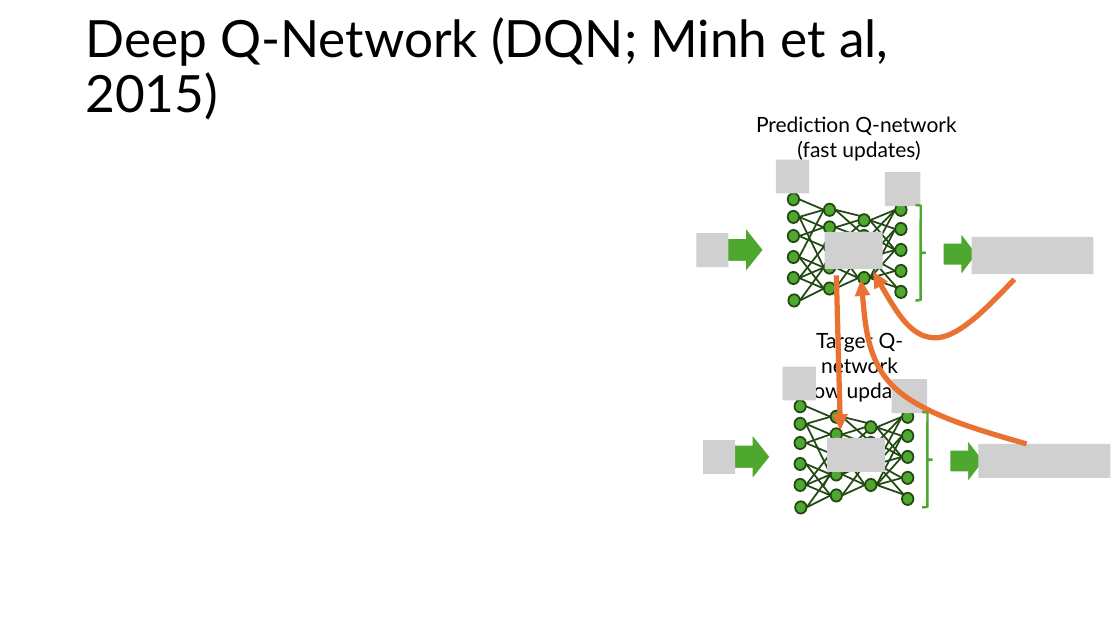
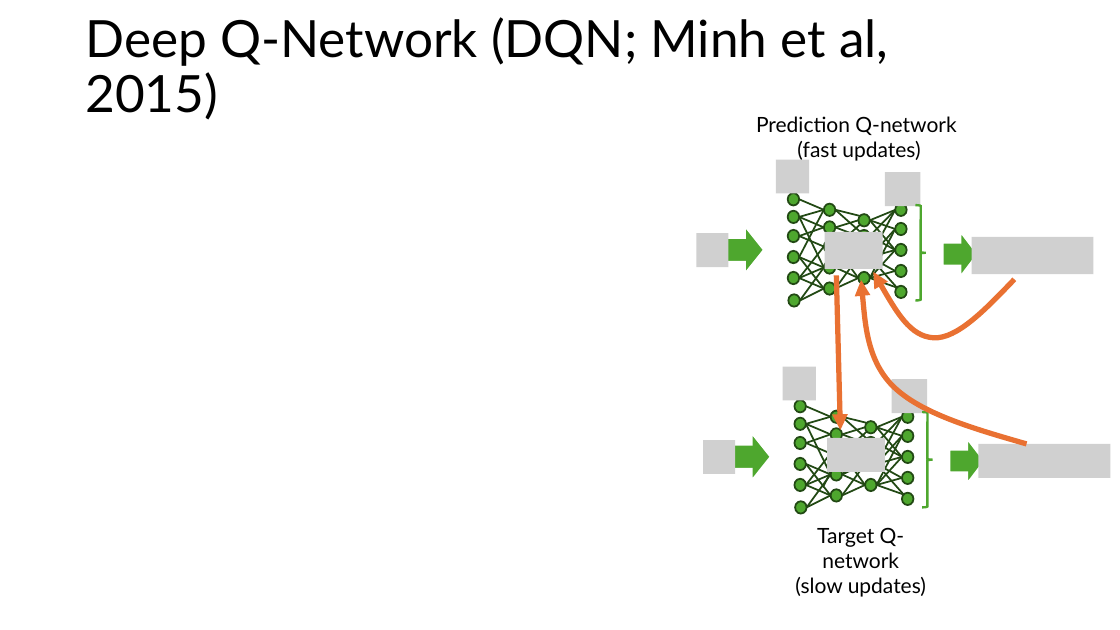
Before and after one commit to mhahsler/Introduction_to_Reinforcement_Learning, a slide deck: slide 13 of slides/Lecture_DRL.pptx. Drawn at 1120x630 pixels with LibreOffice and Linux fonts; fonts in the diff are those of the drawing; grey boxes stand for pictures. Boxes give left, top, right and bottom in pixels: in the first picture for what was removed or moved away, otherwise in the second. Text is boxed around its words. In the diff, an @@ line names an element or a change of style, - is before the commit and + after.

```diff
--- a/slides/Lecture_DRL.pptx
+++ b/slides/Lecture_DRL.pptx
@@ text "Target Q-network (slow updates)": place and size @@
-text "Target Q-network (slow updates)" at (794, 330, 925, 403)
+text "Target Q-network (slow updates)" at (795, 527, 926, 597)
```
Also in this commit, not shown: 4 other slides changed, 1 other file.
